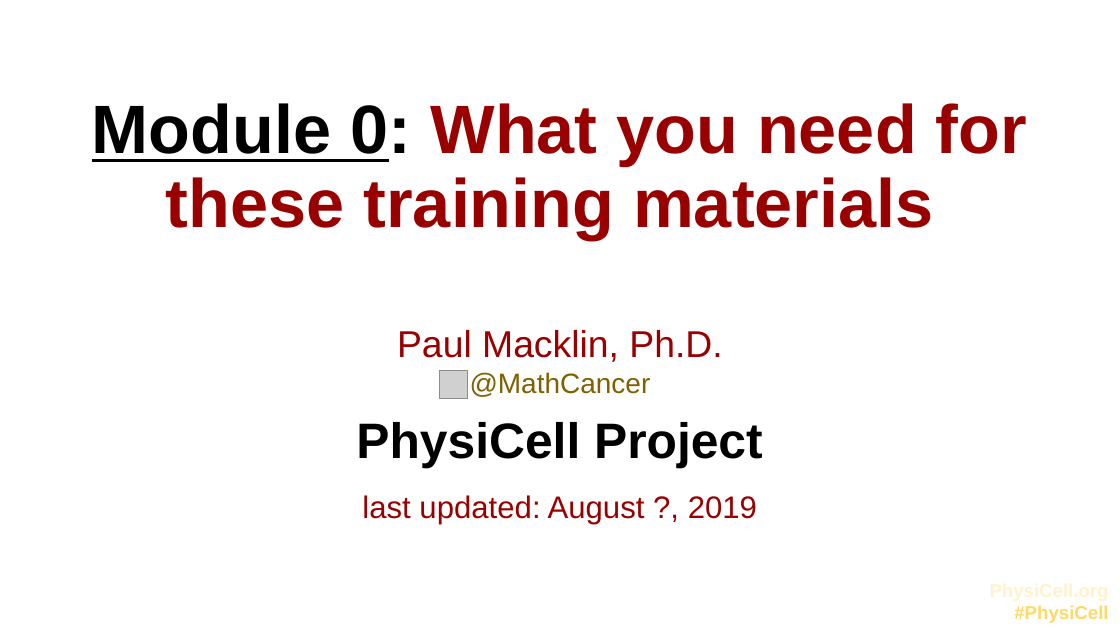
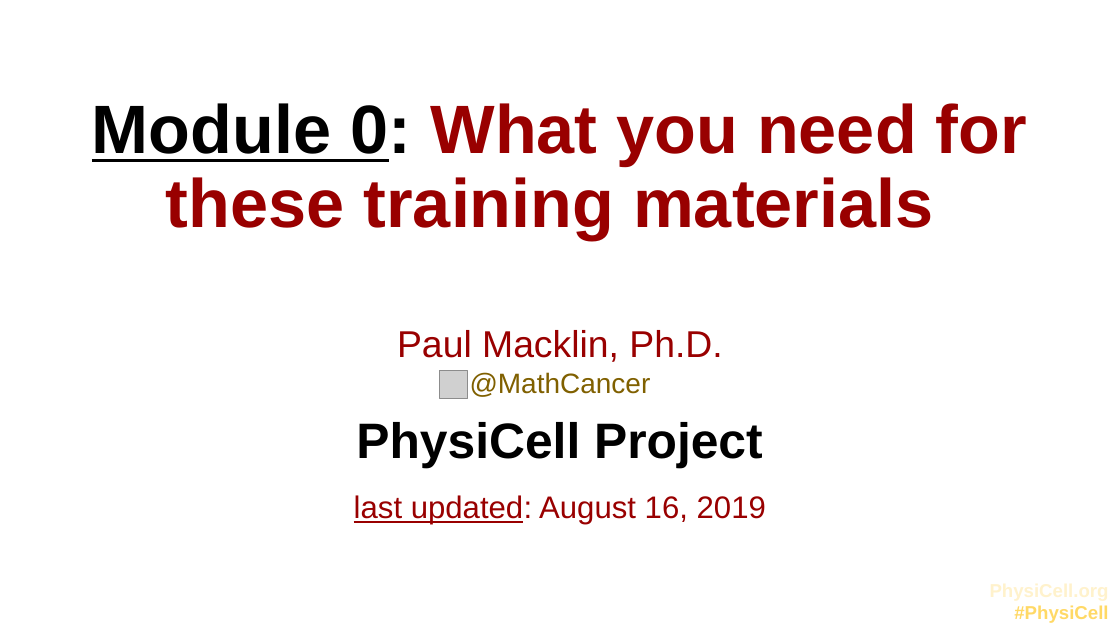
Before and after one commit to physicell-training/00-What-you-need, a slide deck: slide 1 of 00-What-you-need.pptx. Drawn at 1120x630 pixels with LibreOffice and Linux fonts; fonts in the diff are those of the drawing; grey boxes stand for pictures; background and template pictures are left out. Boxes give left, top, right and bottom in pixels: in the first picture for what was removed or moved away, otherwise in the second. Text is boxed around its words. In the diff, an @@ line names an element or a change of style, - is before the commit and + after.

```diff
--- a/00-What-you-need.pptx
+++ b/00-What-you-need.pptx
@@ text at (x1=354, y1=495, x2=766, y2=524): text changed @@
-last updated: August ?, 2019
+last updated: August 16, 2019
```
